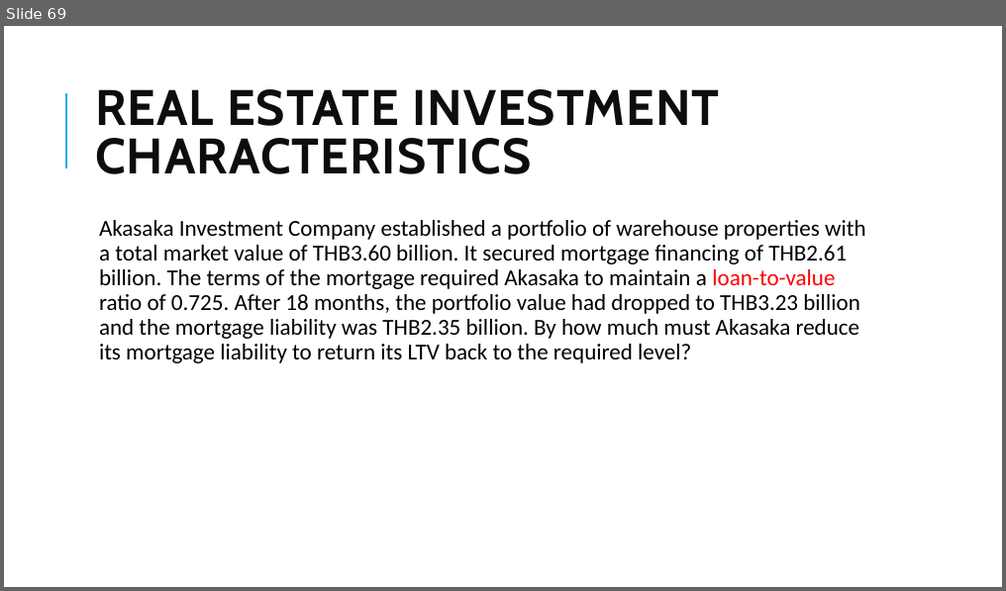
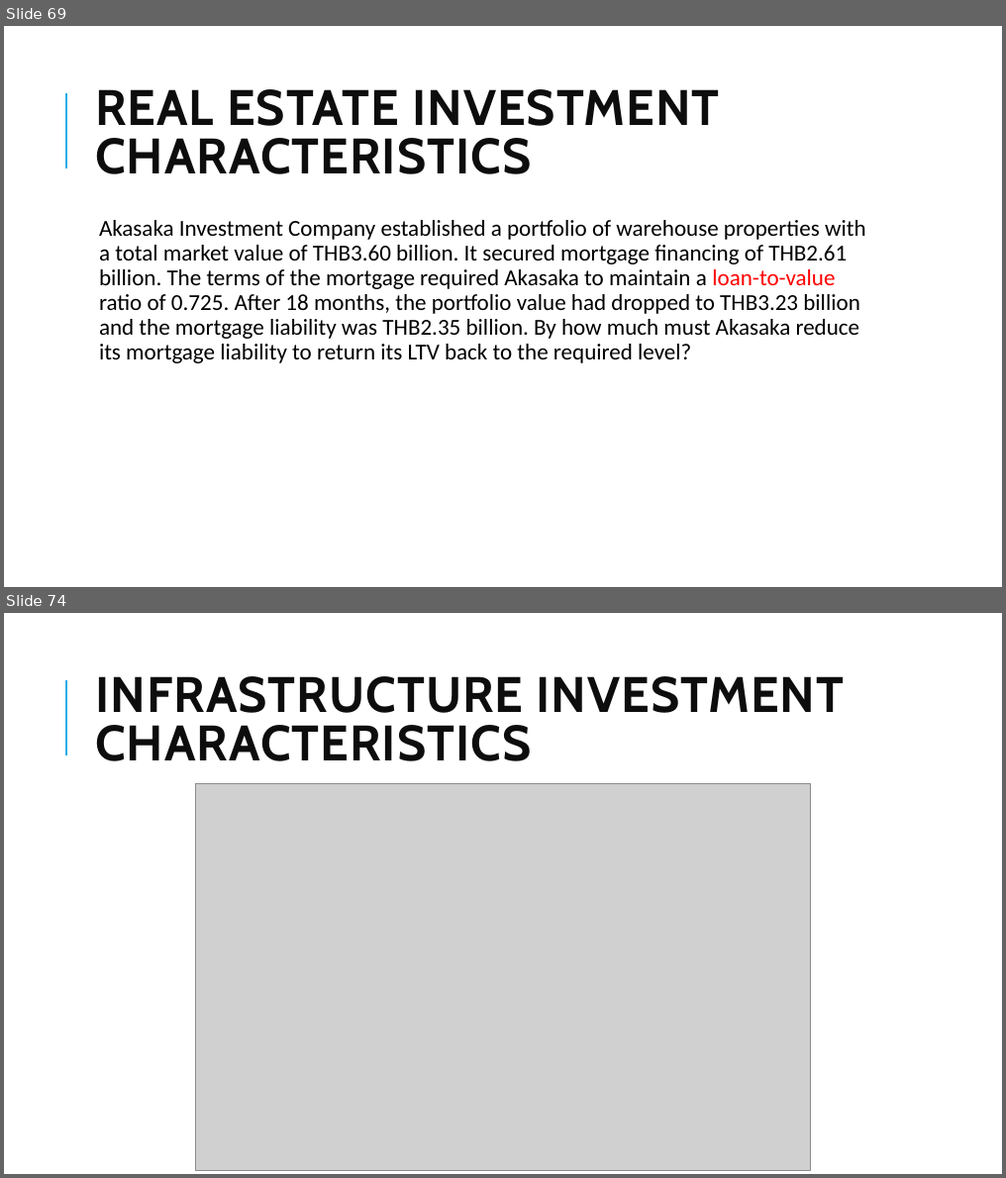
Before and after one commit to Isco0530/data, a slide deck: 2024Alternative.pptx. Shown one above the other, each under a label of ours: slide 69 before the commit, slides 69 and 74 after it; the slides between them are not shown. The pictures are 1006x591 and 1006x1178 pixels, drawn with LibreOffice and Linux fonts; fonts in the diff are those of the drawing; grey boxes stand for pictures. Boxes give left, top, right and bottom in pixels: in the first picture for what was removed or moved away, otherwise in the second. Text is boxed around its words. In the diff, an @@ line names an element or a change of style, - is before the commit and + after.

```diff
--- a/2024Alternative.pptx
+++ b/2024Alternative.pptx
@@ slide 74 added at box(4, 613, 1002, 1174), background #FFFFFF; not listed: 1 template element that a slide beside it also shows @@
@@ title added at box(95, 676, 845, 761), 48 pt, text #0D0D0D, bold @@
+INFRASTRUCTURE INVESTMENT
+CHARACTERISTICS
@@ picture added at box(196, 783, 810, 1170) @@
```
Also in this commit, not shown: 3 slides changed, 2 other slides added.
